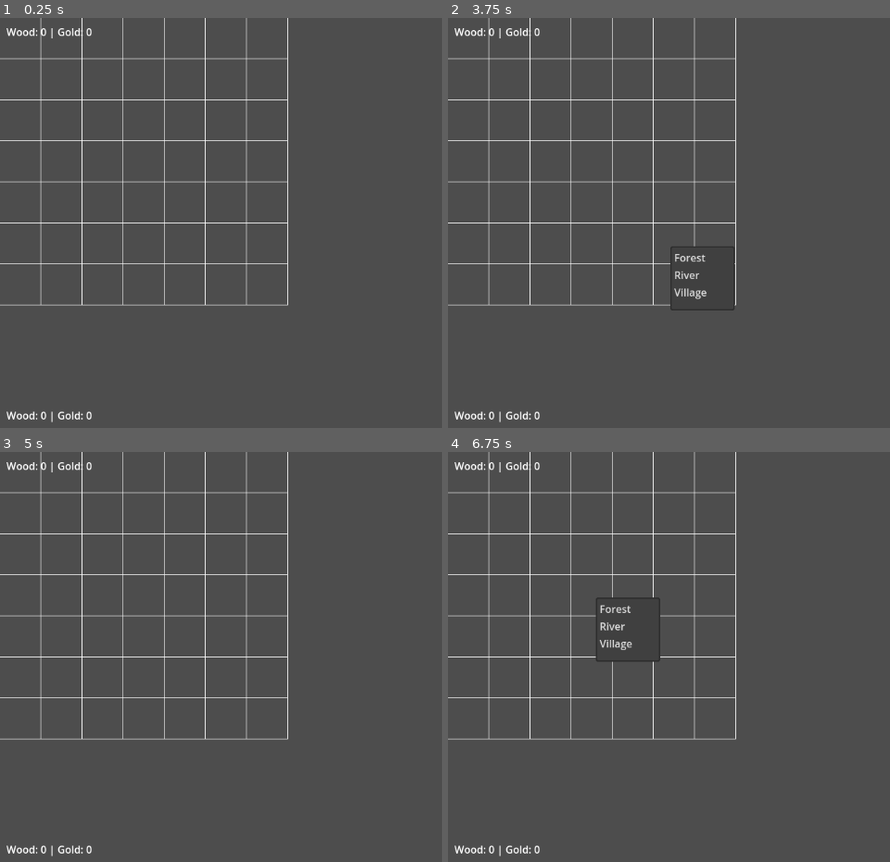
Above: before the commit, frames 1-4 (two rows, left to right).
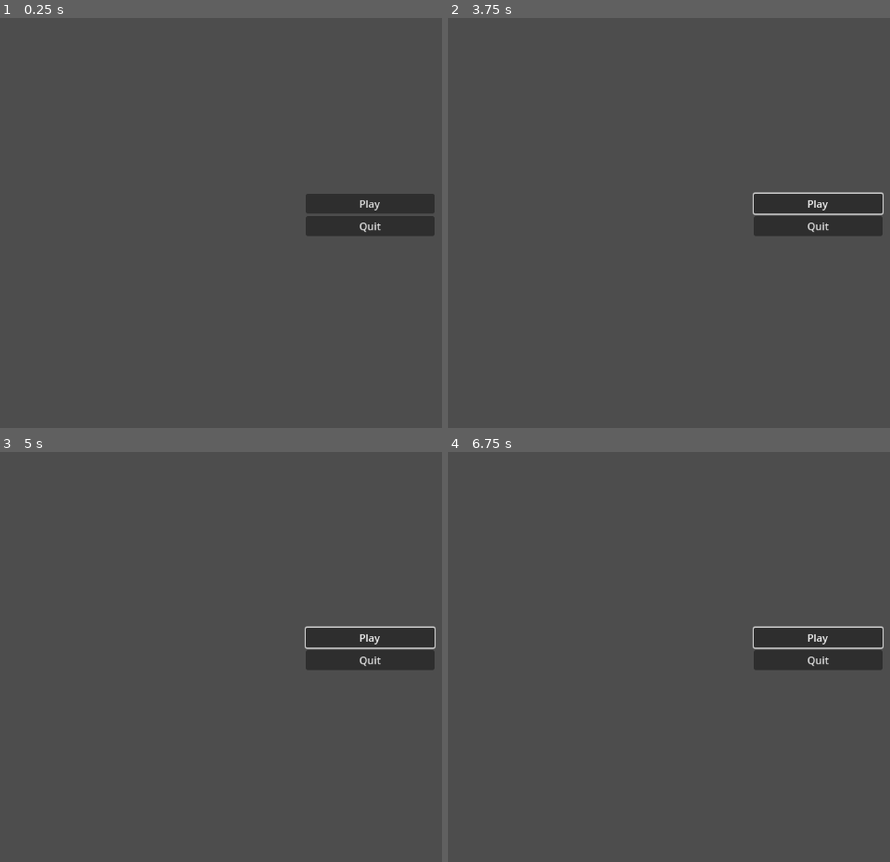
Above: after the commit, the same moments.

Repository: CloneDeath/TCGGame
Game: Godot game, scene res://Scenes/MainMenu.tscn
Same seed, same stepped clock (60 frames per second), same inputs: the game is played once before the commit and once after it. Before the commit the project starts from res://Main.tscn.
Inputs (mouse positions are in pixels of both pictures, inside the frame that each line leads up to):
- Up to frame 1 (0.25 s): no input
- Up to frame 2 (3.75 s): click (819, 202) at 0.5 s, where only the run after the commit has a clickable "Play"; click (819, 202) at 1.25 s, where only the run after the commit has a clickable "Play"; click (819, 202) at 2 s, where only the run after the commit has a clickable "Play"; tap Enter (ui_accept) at 2.75, 3.6 s; move the mouse to (outside the picture) at 2.77 s; hold Enter (ui_accept) 2.78-3.53 s; click (outside the picture) at 2.92 s; move the mouse to (669, 247) at 3.52 s; click (669, 247) at 3.67 s
- Up to frame 3 (5 s): tap Enter (ui_accept) at 3.77, 4.07, 4.25 s; move the mouse to (outside the picture) at 4.27 s; hold Enter (ui_accept) from 4.28 s (still down); click (outside the picture) at 4.42 s
- Up to frame 4 (6.75 s): move the mouse to (779, 743) at 5.02 s; release Enter (ui_accept) at 5.03 s; tap Enter (ui_accept) at 5.1, 5.27, 5.57, 5.75, 6.6 s; click (779, 743) at 5.17 s; move the mouse to (outside the picture) at 5.77 s; hold Enter (ui_accept) 5.78-6.53 s; click (outside the picture) at 5.92 s; move the mouse to (598, 595) at 6.52 s; click (598, 595) at 6.67 s

The runs differ from the first frame. In frame 1, 5.8% of the frame differs, in the area x 0-99%, y 0-99%; in frame 2, 6.3%; in frame 3, 6.1%; in frame 4, 6.3%.

Commit message:
Merge master

Diff:
--- a/Main.gd
+++ b/Main.gd
@@ -1,6 +1,9 @@
 extends Node2D
 
 var battlefield_scene := preload("res://Scenes/Battlefield.tscn")
+const TurnTracker = preload("res://TurnTracker.gd")
+
+var turn_tracker: TurnTracker
 
 var player_resources := {
     "Wood": 0,
@@ -16,6 +19,18 @@
     var battlefield = battlefield_scene.instantiate()
     add_child(battlefield)
     update_resource_labels()
+
+    turn_tracker = TurnTracker.new()
+    add_child(turn_tracker)
+    turn_tracker.connect("turn_changed", _on_turn_changed)
+    _on_turn_changed(turn_tracker.current_player)
+
+func _input(event):
+    if event.is_action_pressed("ui_accept"):
+        turn_tracker.next_turn()
+
+func _on_turn_changed(player):
+    print("Player %d's turn" % (player + 1))
 
 func update_resource_labels():
     $PlayerResources/PlayerLabel.text = "Wood: %d | Gold: %d" % [
--- /dev/null
+++ b/Scenes/MainMenu.gd
@@ -0,0 +1,7 @@
+extends Control
+
+func _on_play_pressed():
+	get_tree().change_scene_to_file("res://Main.tscn")
+
+func _on_quit_pressed():
+	get_tree().quit()
--- /dev/null
+++ b/Scenes/MainMenu.tscn
@@ -0,0 +1,27 @@
+[gd_scene load_steps=3 format=3 uid="uid://mainmenu"]
+
+[ext_resource type="Script" path="res://Scenes/MainMenu.gd" id="1"]
+
+[node name="MainMenu" type="Control"]
+anchor_right = 1.0
+anchor_bottom = 1.0
+script = ExtResource(1)
+
+[node name="VBoxContainer" type="VBoxContainer" parent="."]
+anchor_left = 0.5
+anchor_top = 0.5
+anchor_right = 0.5
+anchor_bottom = 0.5
+offset_left = -100.0
+offset_top = -50.0
+offset_right = 100.0
+offset_bottom = 50.0
+
+[node name="PlayButton" type="Button" parent="VBoxContainer"]
+text = "Play"
+
+[node name="QuitButton" type="Button" parent="VBoxContainer"]
+text = "Quit"
+
+[connection signal="pressed" from="PlayButton" to="." method="_on_play_pressed"]
+[connection signal="pressed" from="QuitButton" to="." method="_on_quit_pressed"]
--- /dev/null
+++ b/TurnTracker.gd
@@ -0,0 +1,14 @@
+extends Node
+class_name TurnTracker
+
+signal turn_changed(current_player: int)
+
+@export var num_players: int = 2
+var current_player: int = 0
+
+func _ready():
+    emit_signal("turn_changed", current_player)
+
+func next_turn():
+    current_player = (current_player + 1) % num_players
+    emit_signal("turn_changed", current_player)
--- a/project.godot
+++ b/project.godot
@@ -11,7 +11,7 @@
 [application]
 
 config/name="TCGGame"
-run/main_scene="res://Main.tscn"
+run/main_scene="res://Scenes/MainMenu.tscn"
 config/features=PackedStringArray("4.4", "GL Compatibility")
 config/icon="res://icon.svg"
 
